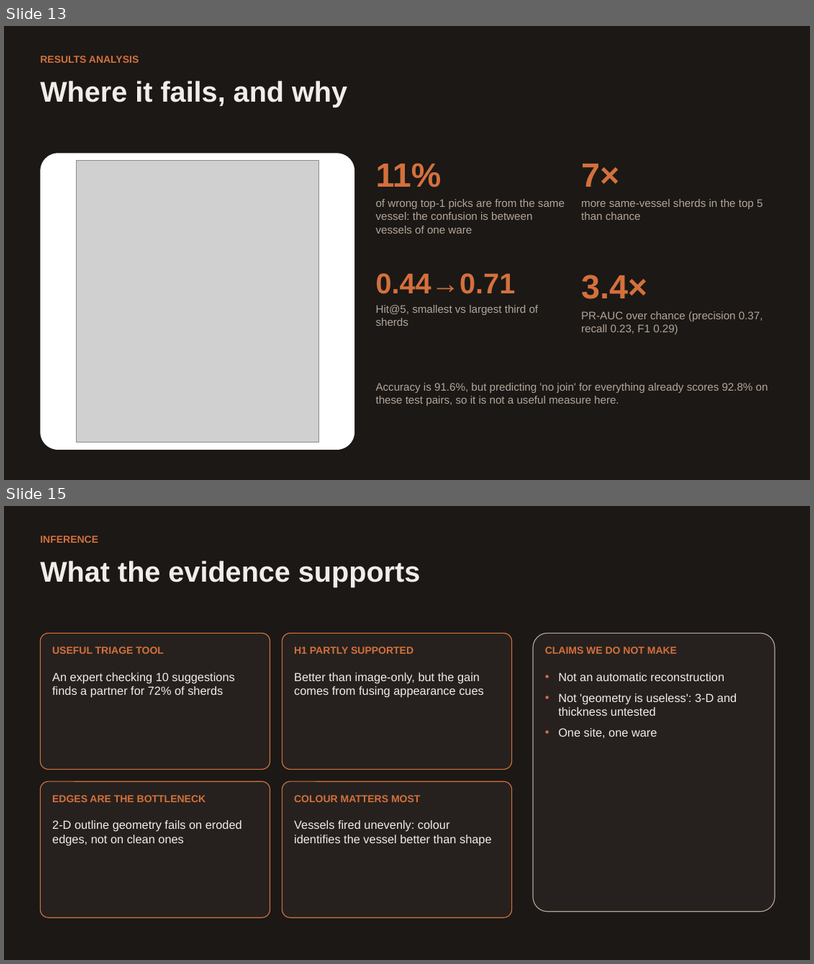
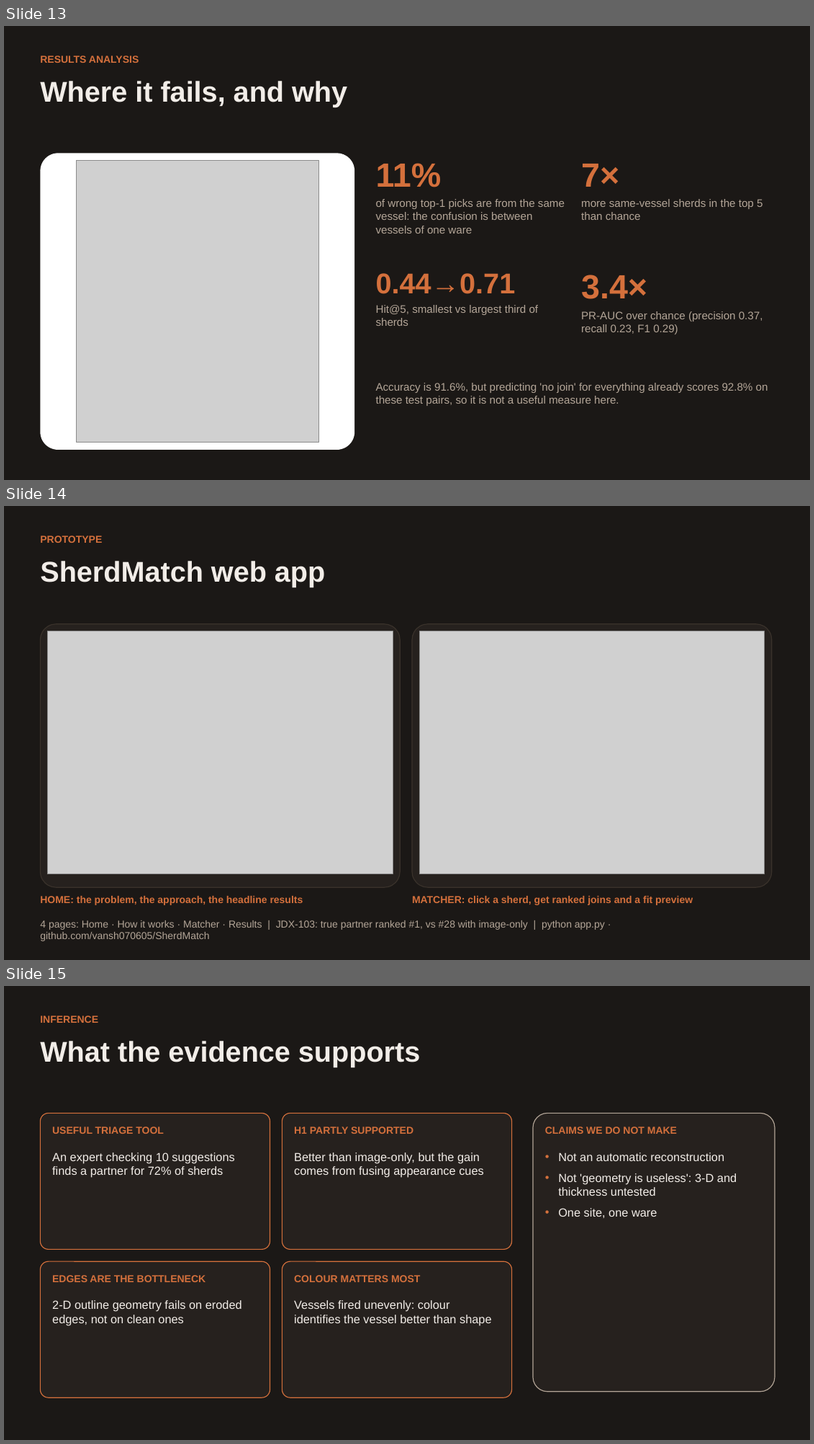
Before and after one commit to vansh070605/SherdMatch, a slide deck: docs/Review2_PPT.pptx. Shown one above the other, each under a label of ours: slides 13 and 15 before the commit, slides 13, 14 and 15 after it; the slides between them are not shown. The pictures are 814x964 and 814x1444 pixels, drawn with LibreOffice and Linux fonts; fonts in the diff are those of the drawing; grey boxes stand for pictures. Boxes give left, top, right and bottom in pixels: in the first picture for what was removed or moved away, otherwise in the second. Text is boxed around its words. In the diff, an @@ line names an element or a change of style, - is before the commit and + after.

```diff
--- a/docs/Review2_PPT.pptx
+++ b/docs/Review2_PPT.pptx
@@ slide 14 added at bbox=[4, 506, 810, 960], background #1B1816 @@
@@ text added at bbox=[40, 536, 102, 543], 12 pt, text #D4703C, bold @@
+PROTOTYPE
@@ text added at bbox=[40, 561, 325, 587], 34 pt, text #F2EDE8, bold @@
+SherdMatch web app
@@ rounded rectangle added at bbox=[40, 624, 400, 887], fill #26211E, outline #3A322B 1 pt @@
@@ picture added at bbox=[47, 631, 393, 874] @@
@@ rounded rectangle added at bbox=[412, 624, 772, 887], fill #26211E, outline #3A322B 1 pt @@
@@ picture added at bbox=[419, 631, 765, 874] @@
@@ text added at bbox=[40, 896, 304, 905], 12 pt, text #D4703C, bold @@
+HOME: the problem, the approach, the headline results
@@ text added at bbox=[412, 896, 693, 905], 12 pt, text #D4703C, bold @@
+MATCHER: click a sherd, get ranked joins and a fit preview
@@ text added at bbox=[40, 920, 605, 941], 12 pt, text #B3A597 @@
+4 pages: Home · How it works · Matcher · Results | JDX-103: true partner ranked #1, vs #28 with image-only | python app.py · github.com/vansh070605/SherdMatch
```
Also in this commit, not shown: 1 slide removed, 10 other files.
